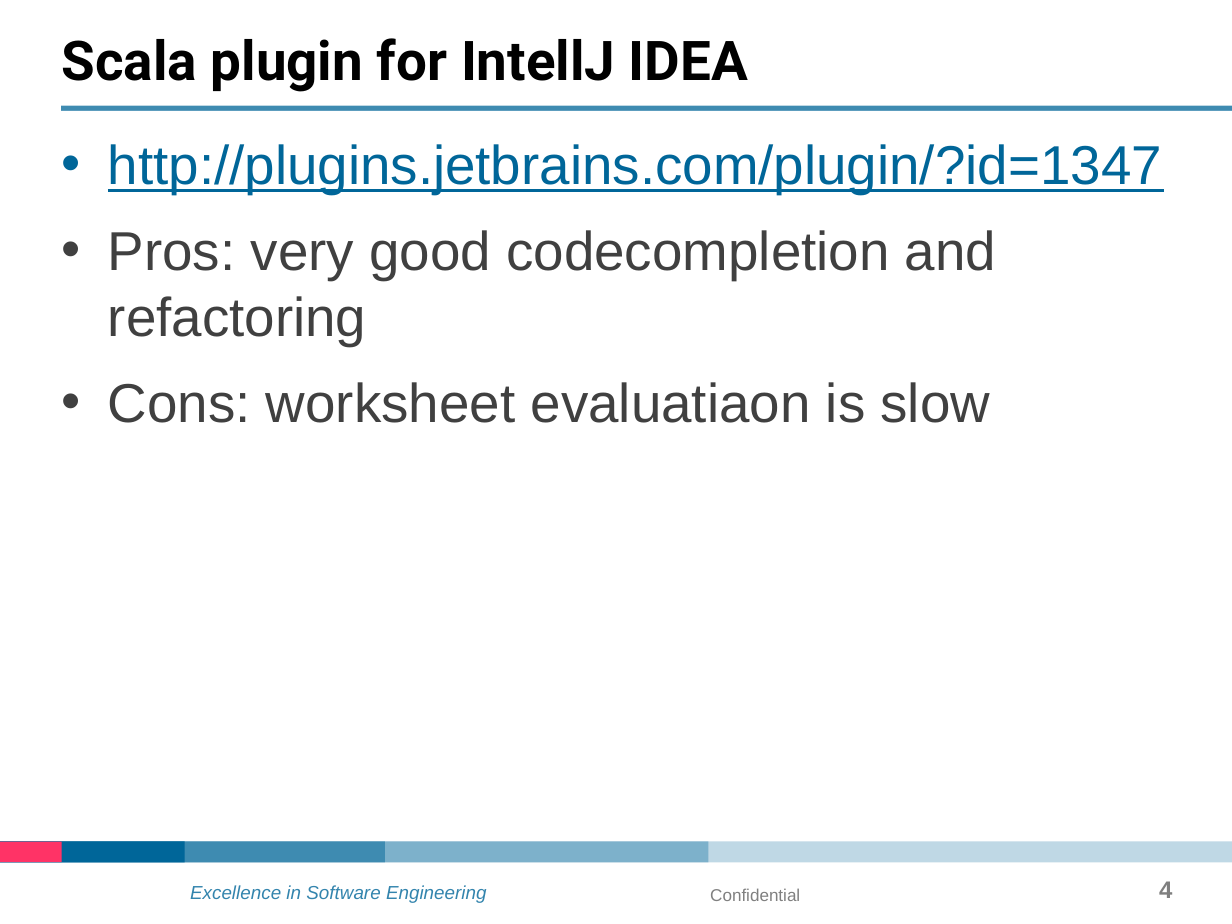
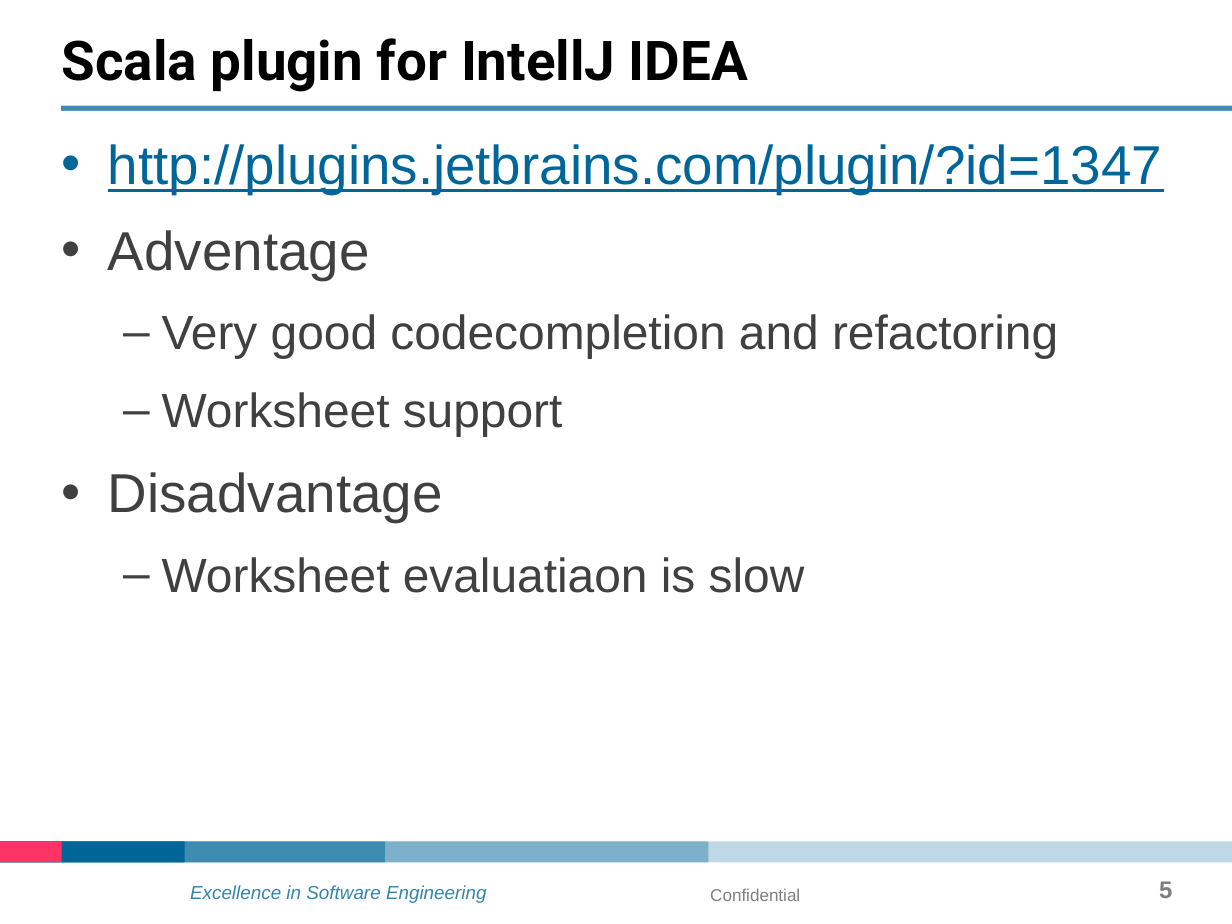
Before and after one commit to denkodoki/scala-tarining-1, a slide deck: slide 5 of ppt/scala-beg-training.pptx (slide 4 before the commit). Drawn at 1232x924 pixels with LibreOffice and Linux fonts; fonts in the diff are those of the drawing; background and template pictures are left out. Boxes give left, top, right and bottom in pixels: in the first picture for what was removed or moved away, otherwise in the second. Text is boxed around its words. In the diff, an @@ line names an element or a change of style, - is before the commit and + after.

```diff
--- a/ppt/scala-beg-training.pptx
+++ b/ppt/scala-beg-training.pptx
@@ text at [108,230,1058,593]: text changed; size 32 to 28 pt @@
-• Pros: very good codecompletion and refactoring
-• Cons: worksheet evaluatiaon is slow
+• Adventage
+  – Very good codecompletion and refactoring
+  – Worksheet support
+• Disadvantage
+  – Worksheet evaluatiaon is slow
@@ page number at [1159,881,1172,898]: text changed @@
-4
+5
```
Also in this commit, not shown: 2 other slides changed, 3 slides added, 20 other files.
